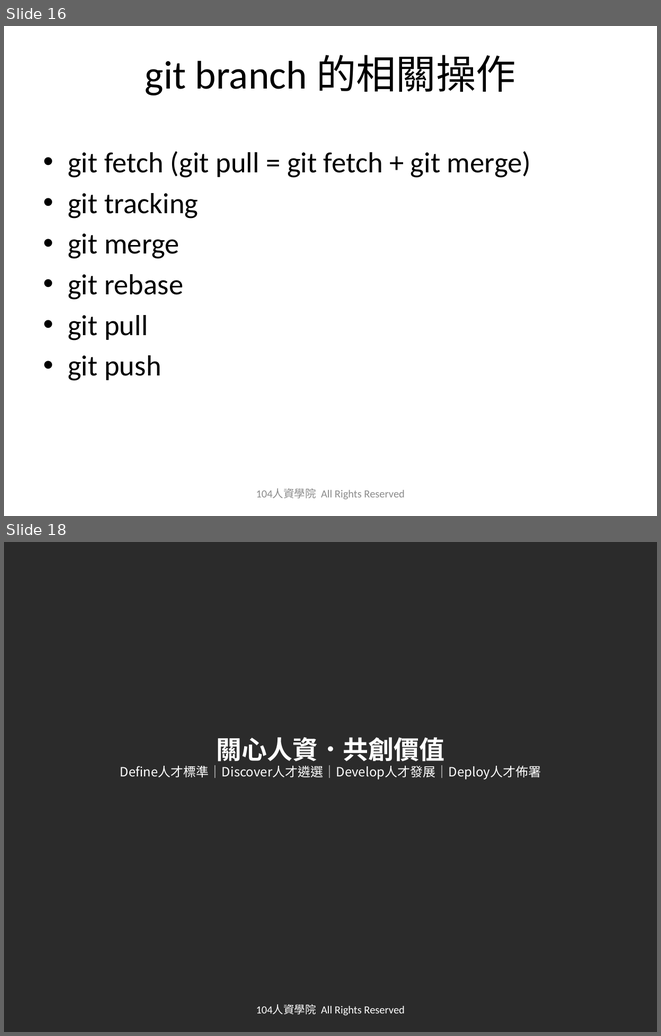
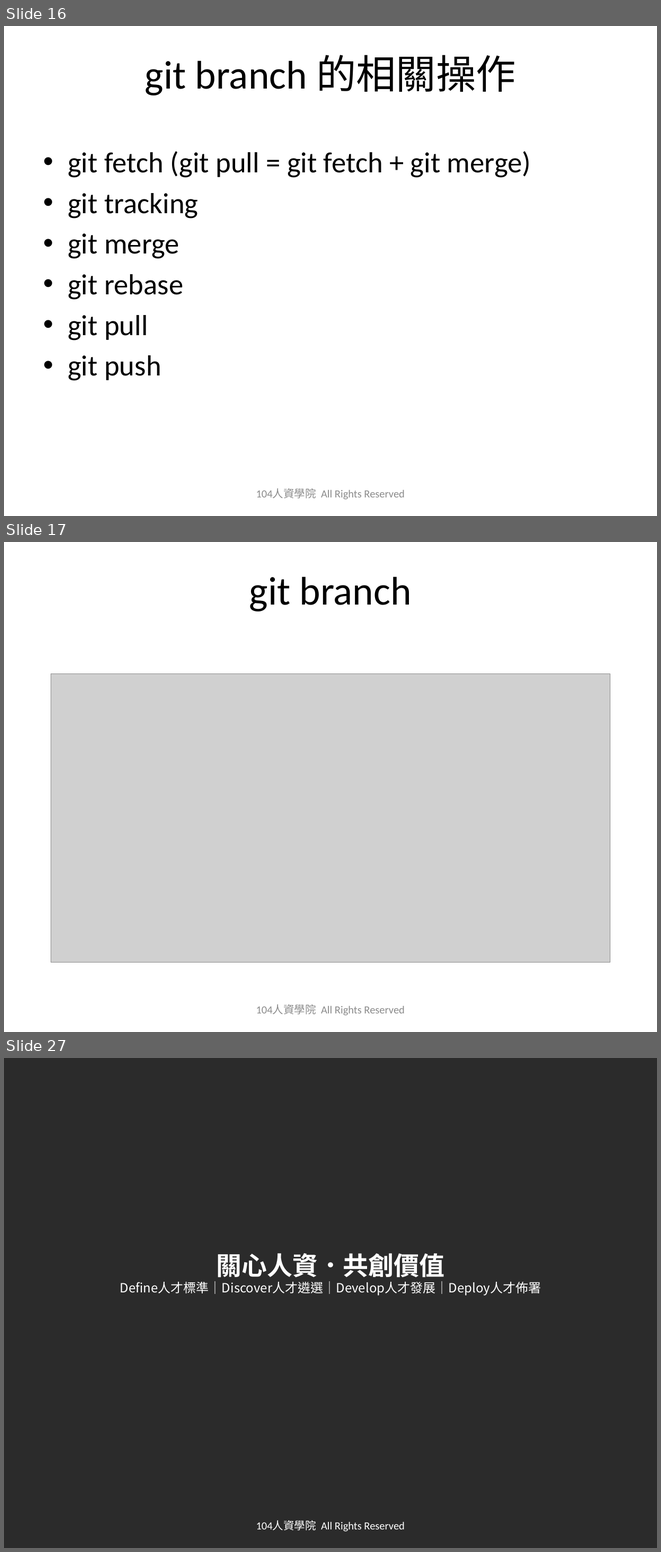
Before and after one commit to austinwang104/playGit, a slide deck: 2019_0627_Git_Share_HA.pptx. Shown one above the other, each under a label of ours: slides 16 and 18 before the commit, slides 16, 17 and 27 after it; the slides between them are not shown. The pictures are 661x1036 and 661x1552 pixels, drawn with LibreOffice and Linux fonts; fonts in the diff are those of the drawing; grey boxes stand for pictures; background and template pictures are left out; a plain dark background stands for a picture behind light text. Boxes give left, top, right and bottom in pixels: in the first picture for what was removed or moved away, otherwise in the second. Text is boxed around its words. In the diff, an @@ line names an element or a change of style, - is before the commit and + after.

```diff
--- a/2019_0627_Git_Share_HA.pptx
+++ b/2019_0627_Git_Share_HA.pptx
@@ slide 17 added at [4,542,657,1032], background picture (left out) @@
@@ title added at [249,576,412,611], 44 pt, text #000000 @@
+git branch
@@ picture added at [51,674,610,962] @@
@@ text added at [256,1004,405,1015], 12 pt, text #8C8C8C @@
+104人資學院 All Rights Reserved
@@ what was slide 18 is now slide 27 @@
```
Also in this commit, not shown: 1 slide changed, 8 other slides added, 1 other file.
